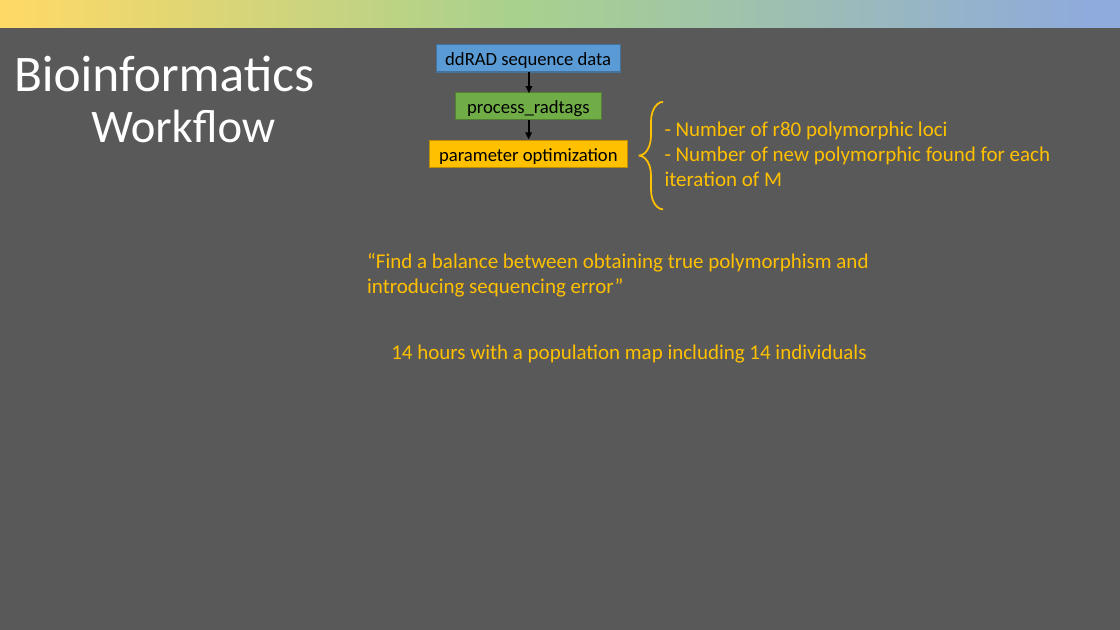
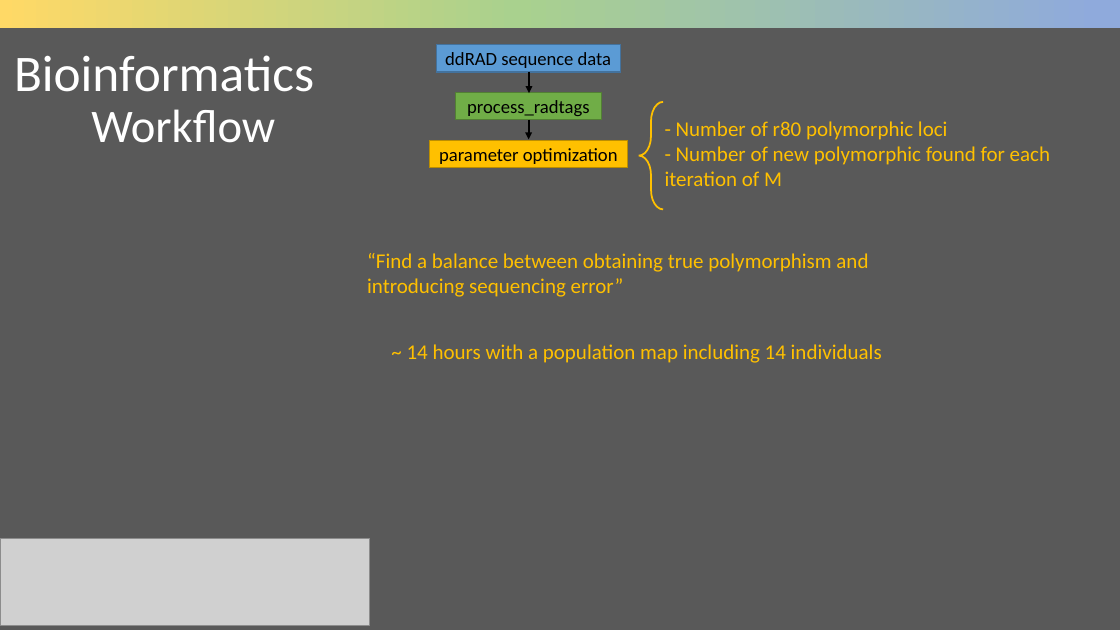
Before and after one commit to cd-barratt/ddRAD-seq_workshop, a slide deck: slide 15 of talks/2_Stacks2_lecture.pptx (slide 12 before the commit). Drawn at 1120x630 pixels with LibreOffice and Linux fonts; fonts in the diff are those of the drawing; grey boxes stand for pictures. Boxes give left, top, right and bottom in pixels: in the first picture for what was removed or moved away, otherwise in the second. Text is boxed around its words. In the diff, an @@ line names an element or a change of style, - is before the commit and + after.

```diff
--- a/talks/2_Stacks2_lecture.pptx
+++ b/talks/2_Stacks2_lecture.pptx
@@ text at (407,344,882,363): text changed @@
-14 hours with a population map including 14 individuals
+~ 14 hours with a population map including 14 individuals
@@ picture added at (0,539,370,625) @@
```
Also in this commit, not shown: 3 other slides changed, 3 slides added, 1 other file.
